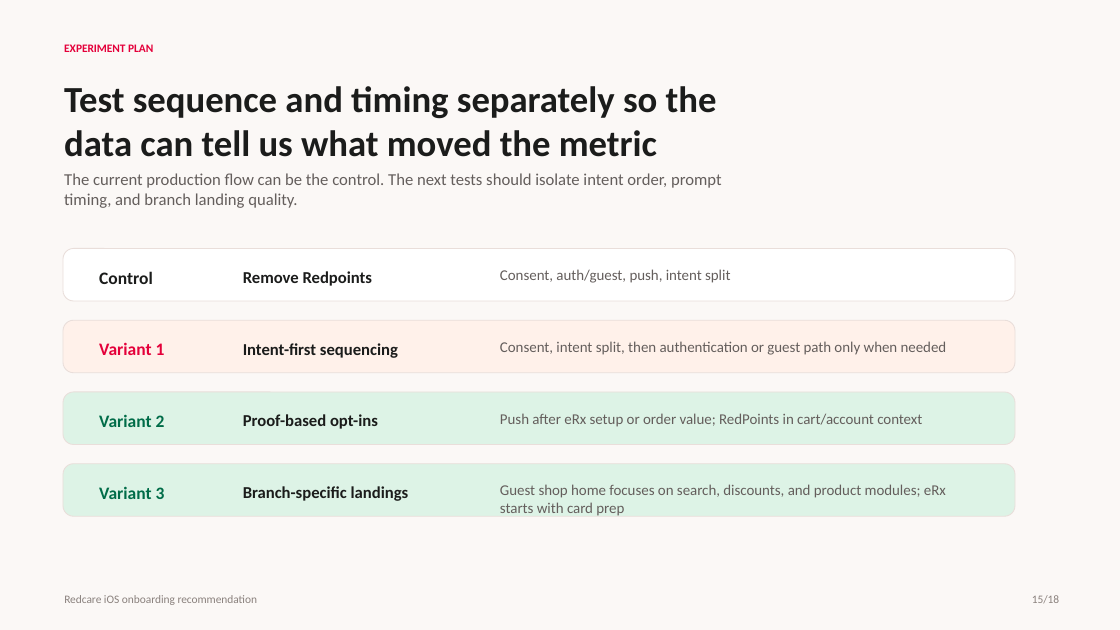
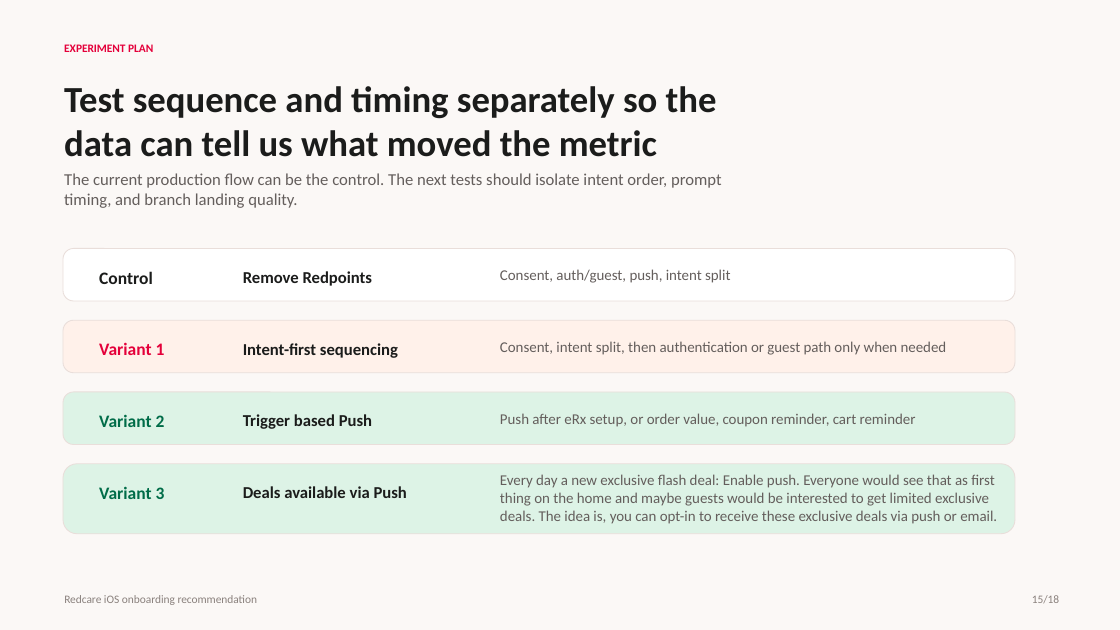
Before and after one commit to etjen-redcare/hackathon-onboarding-2026, a slide deck: slide 9 of presentation/redcare-onboarding-recommendation-deck.pptx. Drawn at 1120x630 pixels with LibreOffice and Linux fonts; fonts in the diff are those of the drawing. Boxes give left, top, right and bottom in pixels: in the first picture for what was removed or moved away, otherwise in the second. Text is boxed around its words. In the diff, an @@ line names an element or a change of style, - is before the commit and + after.

```diff
--- a/presentation/redcare-onboarding-recommendation-deck.pptx
+++ b/presentation/redcare-onboarding-recommendation-deck.pptx
@@ text at bbox=[243, 414, 372, 429]: text changed @@
-Proof-based opt-ins
+Trigger based Push
@@ text at bbox=[500, 413, 916, 427]: text changed @@
-Push after eRx setup or order value; RedPoints in cart/account context
+Push after eRx setup, or order value, coupon reminder, cart reminder
@@ rounded rectangle: place and size @@
-rounded rectangle at bbox=[63, 464, 1015, 516]
+rounded rectangle at bbox=[63, 464, 1015, 534]
@@ text at bbox=[500, 474, 997, 524]: text changed @@
-Guest shop home focuses on search, discounts, and product modules; eRx starts with card prep
+Every day a new exclusive flash deal: Enable push. Everyone would see that as first thing on the home and maybe guests would be interested to get limited exclusive deals. The idea is, you can opt-in to receive these exclusive deals via push or email.
@@ text at bbox=[243, 486, 407, 498]: text changed @@
-Branch-specific landings
+Deals available via Push
```
Also in this commit, not shown: 2 other slides changed, 3 other files.
